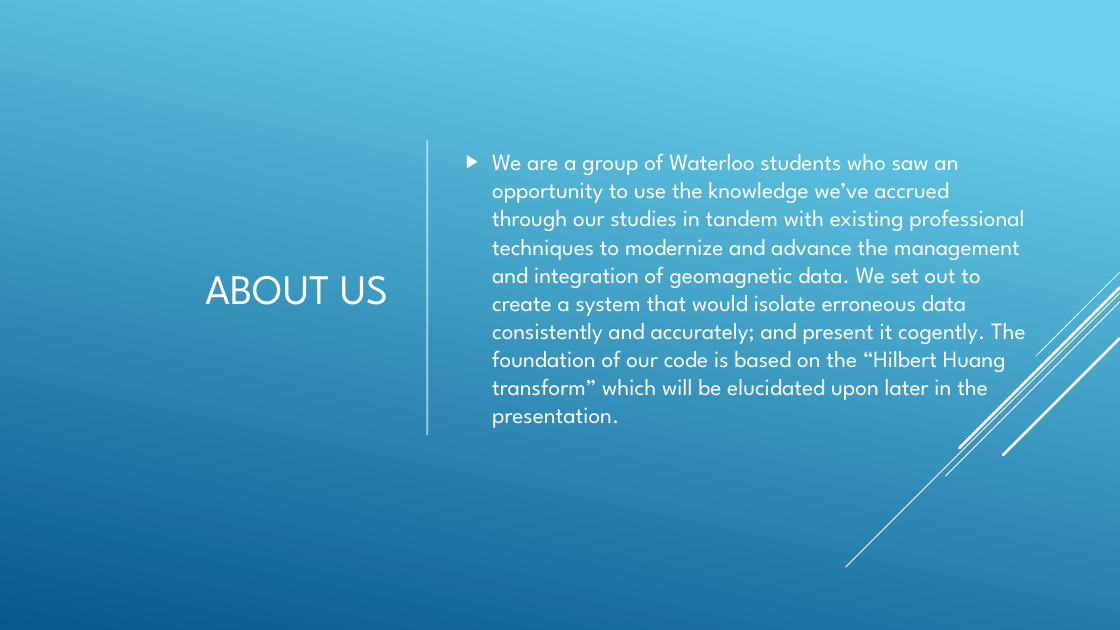
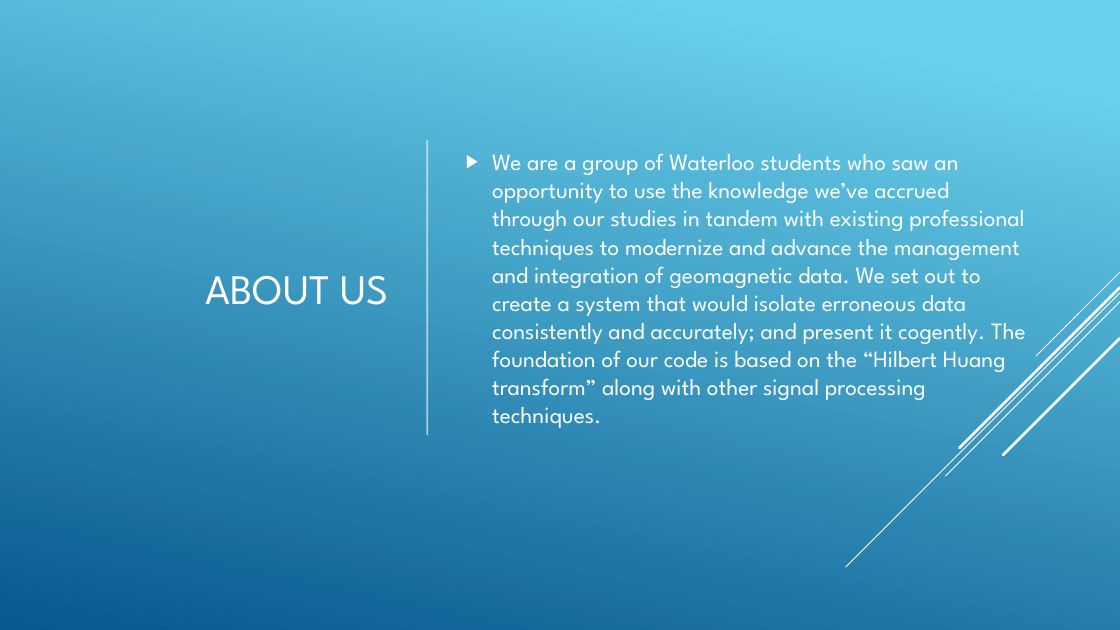
Before and after one commit to mastwood/spaceapps-2019, a slide deck: slide 2 of Geomagnetic_Presentation_Beans.pptx. Drawn at 1120x630 pixels with LibreOffice and Linux fonts; fonts in the diff are those of the drawing. Boxes give left, top, right and bottom in pixels: in the first picture for what was removed or moved away, otherwise in the second. Text is boxed around its words. In the diff, an @@ line names an element or a change of style, - is before the commit and + after.

```diff
--- a/Geomagnetic_Presentation_Beans.pptx
+++ b/Geomagnetic_Presentation_Beans.pptx
@@ text at [492,153,1026,428]: text changed @@
-▶ We are a group of Waterloo students who saw an opportunity to use the knowledge we’ve accrued through our studies in tandem with existing professional techniques to modernize and advance the management and integration of geomagnetic data. We set out to create a system that would isolate erroneous data consistently and accurately; and present it cogently. The foundation of our code is based on the “Hilbert Huang transform” which will be elucidated upon later in the presentation.
+▶ We are a group of Waterloo students who saw an opportunity to use the knowledge we’ve accrued through our studies in tandem with existing professional techniques to modernize and advance the management and integration of geomagnetic data. We set out to create a system that would isolate erroneous data consistently and accurately; and present it cogently. The foundation of our code is based on the “Hilbert Huang transform” along with other signal processing techniques.
```
Also in this commit, not shown: 3 other slides changed, 2 other files.
